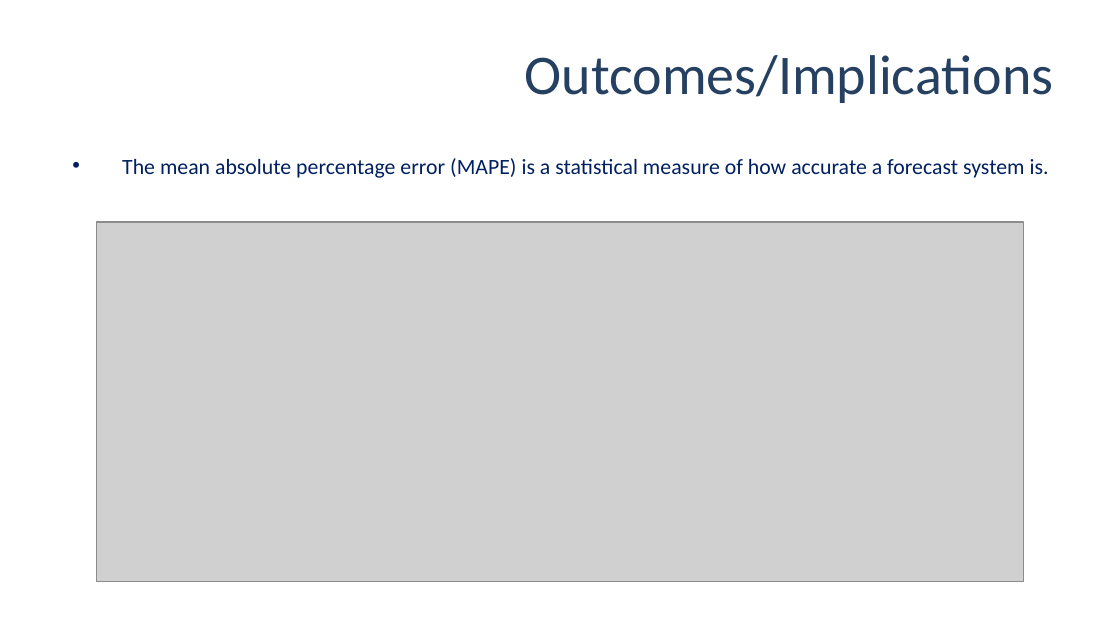
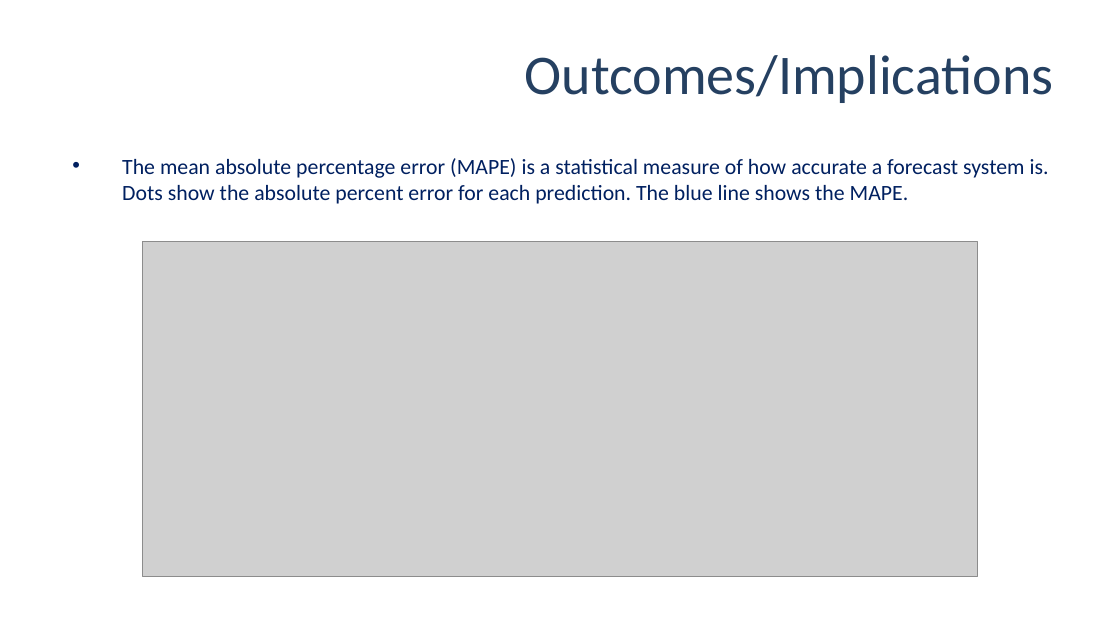
Before and after one commit to UNCG-CSE/G_Suite_Metrics, a slide deck: slide 26 of doc/G-suite_review_3 ppt_final.pptx (slide 41 before the commit). Drawn at 1120x630 pixels with LibreOffice and Linux fonts; fonts in the diff are those of the drawing; grey boxes stand for pictures; background and template pictures are left out. Boxes give left, top, right and bottom in pixels: in the first picture for what was removed or moved away, otherwise in the second. Text is boxed around its words. In the diff, an @@ line names an element or a change of style, - is before the commit and + after.

```diff
--- a/doc/G-suite_review_3 ppt_final.pptx
+++ b/doc/G-suite_review_3 ppt_final.pptx
@@ text at box(122, 158, 1049, 204): text changed @@
-• The mean absolute percentage error (MAPE) is a statistical measure of how accurate a forecast system is.
+• The mean absolute percentage error (MAPE) is a statistical measure of how accurate a forecast system is. Dots show the absolute percent error for each prediction. The blue line shows the MAPE.
@@ picture: place and size @@
-picture at box(96, 222, 1023, 581)
+picture at box(142, 241, 977, 577)
```
Also in this commit, not shown: 4 other slides changed, 1 slide added, 1 slide removed.
